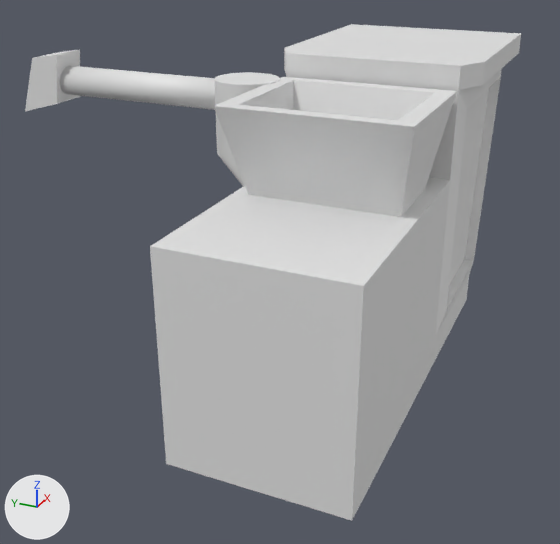
An edit to the Blender file Assets/Models/combine.blend, drawn before and after from the same camera.
The view is the same before and after, from a camera (50 mm lens) standing at (-6.86, -2.68, 4.67) and looking at (1.21, 0.95, 0.63). Lighting does not change. The marker at lower left points along +X, +Y and +Z.

Names of what the first picture shows: 'auger_arm', 'auger_base', 'auger_spout', 'bin', 'body', 'cab', 'cab_glass', 'chassis'.
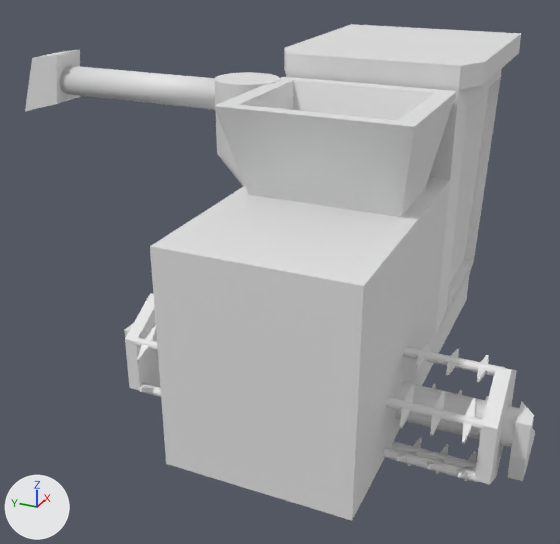
Where the change shows, as pixel boxes [x1, y1, x2, y2] in the pictures (560 x 544 px):
'header', added
    after: [125, 293, 519, 485]
'header_base', added
    after: [124, 324, 535, 481]

Patch to the scene script:
```diff
--- a/Assets/Models/combine.blend.py
+++ b/Assets/Models/combine.blend.py
@@ me_cube_025 @@
+me_cube_025.from_pydata(...)  # 32 vertices, 28 faces; spans x -0.2..1.0, y -2.34..2.34, z -0.6..0.2
@@ me_cylinder_001 @@
+me_cylinder_001.from_pydata(...)  # 1408 vertices, 1034 faces; spans x -0.74..0.75, y -2.22..2.22, z -0.65..0.65
+me_cylinder_001.polygons.foreach_set('use_smooth', [True] * 1034)
@@ ob_header_base @@
+ob_header_base = bpy.data.objects.new('header_base', me_cube_025)
+ob_header_base.location = (0.0, 0.0, 0.0)
@@ ob_header @@
+ob_header = bpy.data.objects.new('header', me_cylinder_001)
+ob_header.location = (0.0, 0.0, 0.0)
```
